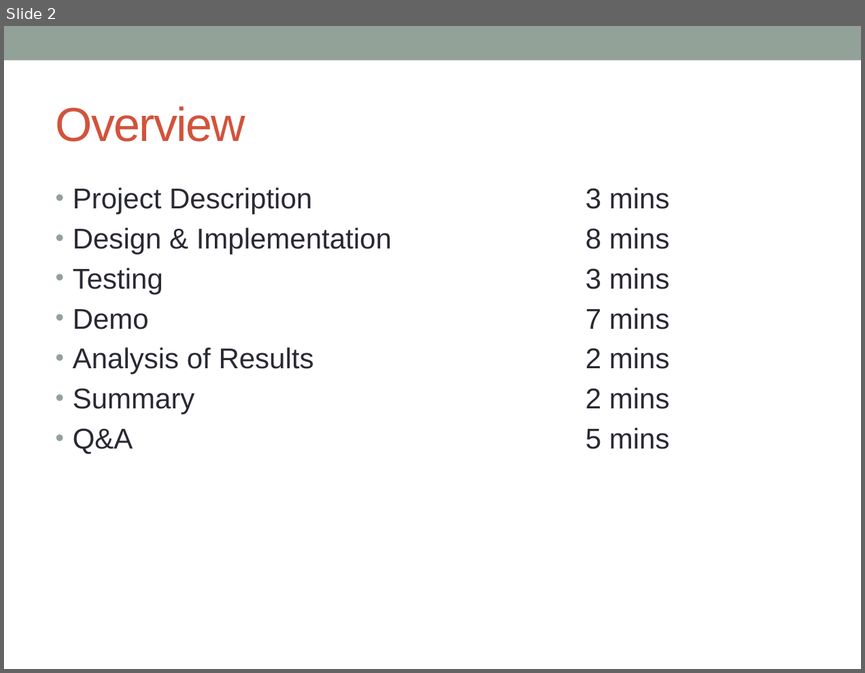
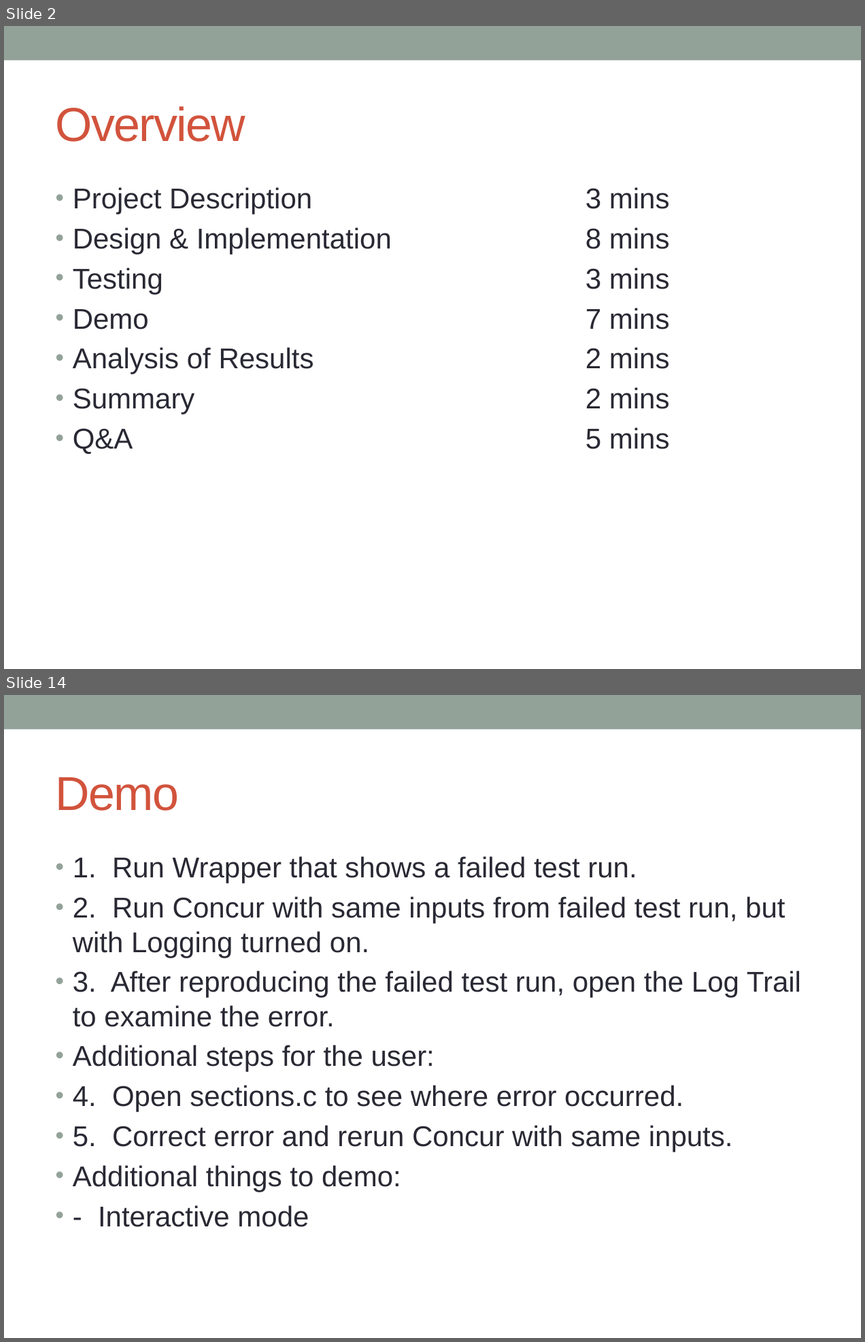
Before and after one commit to concurTestFramework/concurTestFramework, a slide deck: Documents/Concur_Presentation.pptx. Shown one above the other, each under a label of ours: slide 2 before the commit, slides 2 and 14 after it; the slides between them are not shown. The pictures are 865x673 and 865x1342 pixels, drawn with LibreOffice and Linux fonts; fonts in the diff are those of the drawing. Boxes give left, top, right and bottom in pixels: in the first picture for what was removed or moved away, otherwise in the second. Text is boxed around its words. In the diff, an @@ line names an element or a change of style, - is before the commit and + after.

```diff
--- a/Documents/Concur_Presentation.pptx
+++ b/Documents/Concur_Presentation.pptx
@@ slide 14 added at [4, 695, 861, 1338], background #FFFFFF; not listed: 1 template element that a slide beside it also shows @@
@@ title added at [56, 777, 179, 811], 40 pt, text #D2533C @@
+Demo
@@ text added at [73, 856, 801, 1227], 24 pt, text #292934 @@
+• 1. Run Wrapper that shows a failed test run.
+• 2. Run Concur with same inputs from failed test run, but with Logging turned on.
+• 3. After reproducing the failed test run, open the Log Trail to examine the error.
+• Additional steps for the user:
+• 4. Open sections.c to see where error occurred.
+• 5. Correct error and rerun Concur with same inputs.
+• Additional things to demo:
+• - Interactive mode
```
Also in this commit, not shown: 2 slides changed, 13 other slides added, 1 slide removed.
